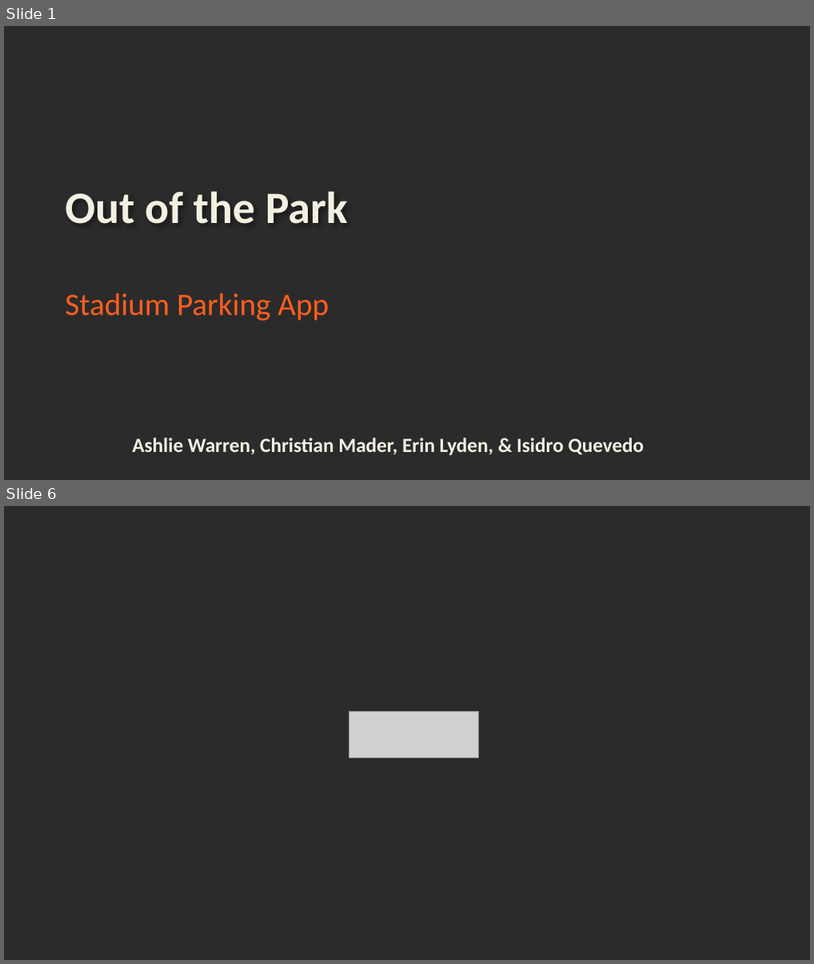
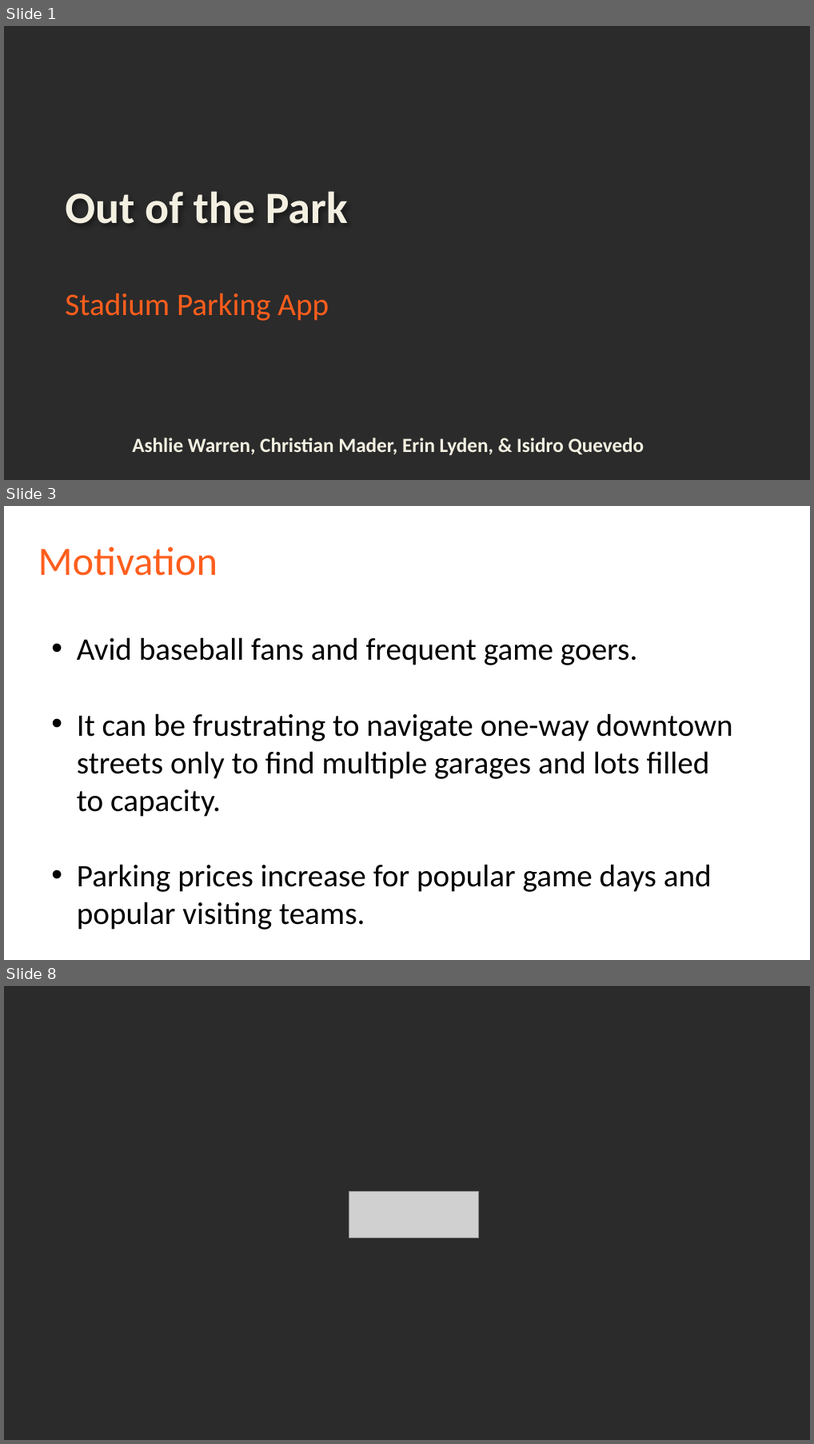
Before and after one commit to irishjedi77/Parking, a slide deck: Out of the Park.pptx. Shown one above the other, each under a label of ours: slides 1 and 6 before the commit, slides 1, 3 and 8 after it; the slides between them are not shown. The pictures are 814x964 and 814x1444 pixels, drawn with LibreOffice and Linux fonts; fonts in the diff are those of the drawing; grey boxes stand for pictures; background and template pictures are left out; a plain dark background stands for a picture behind light text. Boxes give left, top, right and bottom in pixels: in the first picture for what was removed or moved away, otherwise in the second. Text is boxed around its words. In the diff, an @@ line names an element or a change of style, - is before the commit and + after.

```diff
--- a/Out of the Park.pptx
+++ b/Out of the Park.pptx
@@ slide 3 added at (4, 506, 810, 960), background picture (left out) @@
@@ text added at (38, 547, 218, 576), 36 pt, text #FF5E1D @@
+Motivation
@@ text added at (77, 637, 734, 929), 28 pt, text #000000 @@
+• Avid baseball fans and frequent game goers.
+• It can be frustrating to navigate one-way downtown streets only to find multiple garages and lots filled to capacity.
+• Parking prices increase for popular game days and popular visiting teams.
@@ what was slide 6 is now slide 8 @@
```
Also in this commit, not shown: 3 slides changed, 2 other slides added, 1 slide removed, 4 other files.
